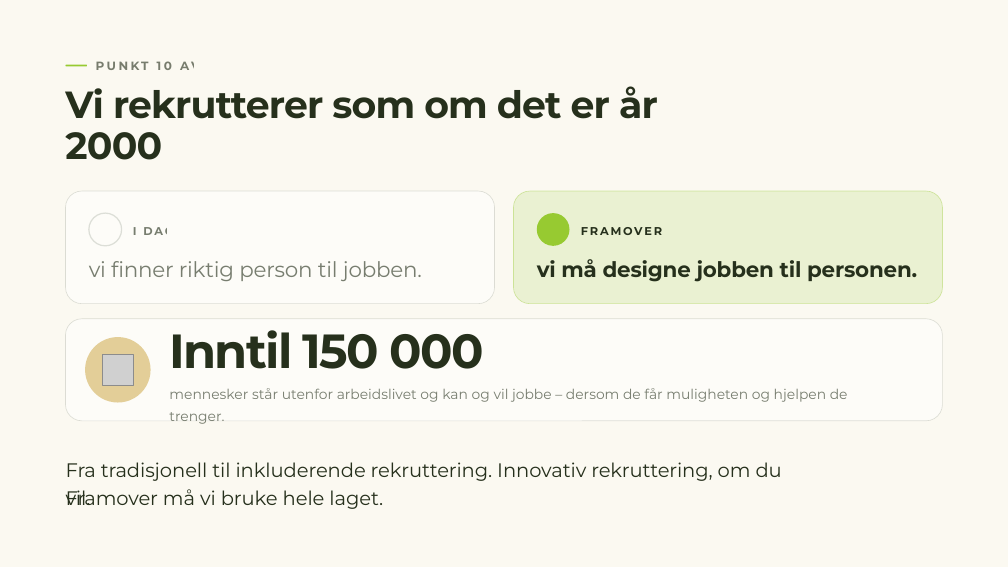
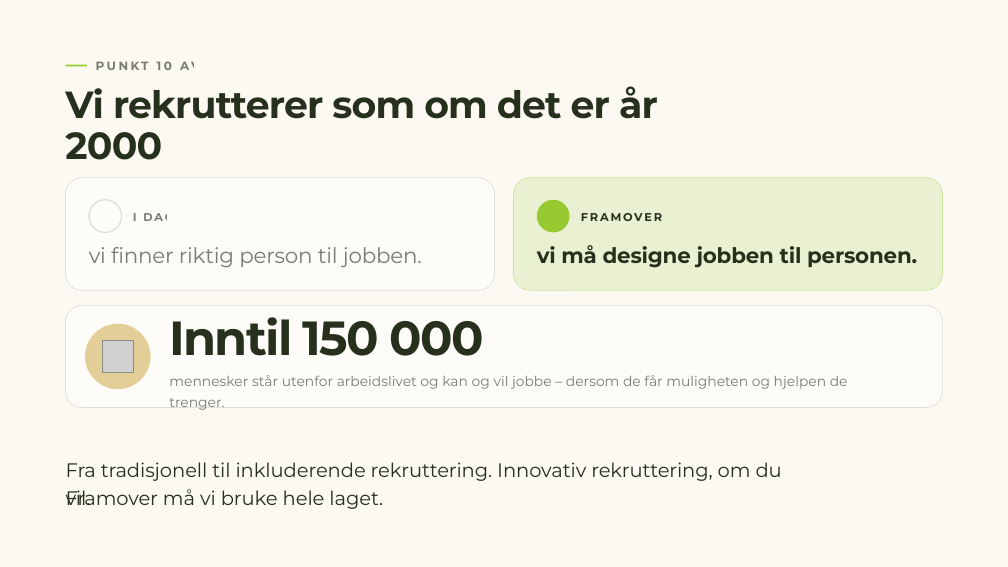
Before and after one commit to MarcusEvensen-Org/iarbeid-riketstilstand, a slide deck: slide 22 of Rikets tilstand 2026.pptx. Drawn at 1008x567 pixels with LibreOffice and Linux fonts; fonts in the diff are those of the drawing; grey boxes stand for pictures; background and template pictures are left out. Boxes give left, top, right and bottom in pixels: in the first picture for what was removed or moved away, otherwise in the second. Text is boxed around its words. In the diff, an @@ line names an element or a change of style, - is before the commit and + after.

```diff
--- a/Rikets tilstand 2026.pptx
+++ b/Rikets tilstand 2026.pptx
@@ 5 texts, 3 rounded rectangles, 3 ellipses, 1 picture: place and size @@
-5 texts, 3 rounded rectangles, 3 ellipses, 1 picture at (66, 191, 943, 421)
+5 texts, 3 rounded rectangles, 3 ellipses, 1 picture at (66, 178, 943, 408)
@@ text "mennesker står utenfor arbeidslivet og ...": place and size @@
-text "mennesker står utenfor arbeidslivet og ..." at (169, 388, 848, 402)
+text "mennesker står utenfor arbeidslivet og ..." at (169, 375, 848, 389)
```
Also in this commit, not shown: 15 other slides changed, 2 other files.
